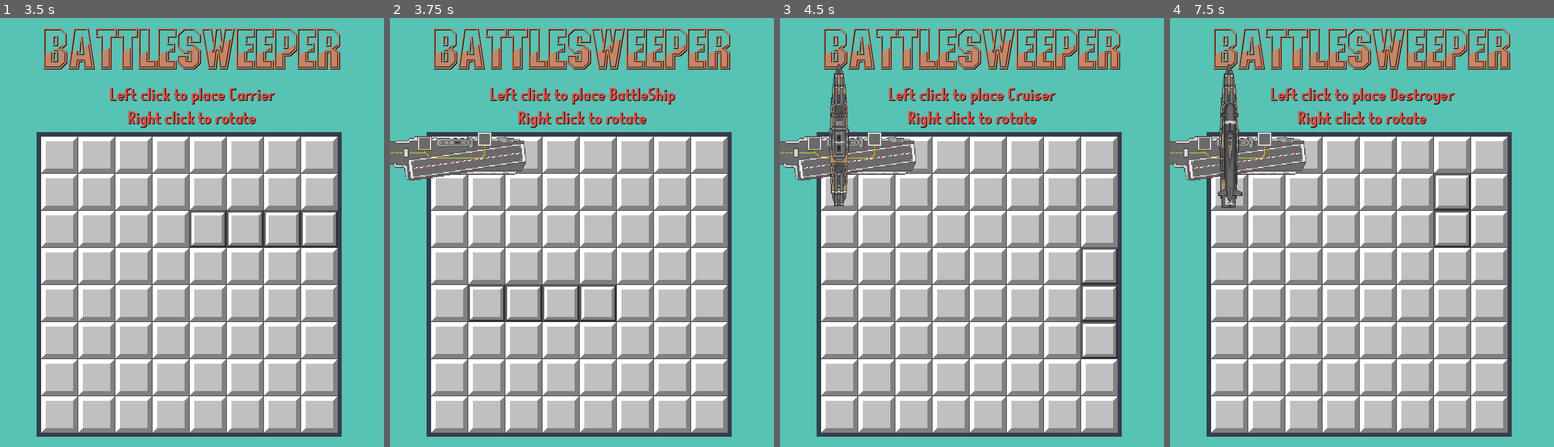
Above: before the commit, frames 1-4 (left to right).
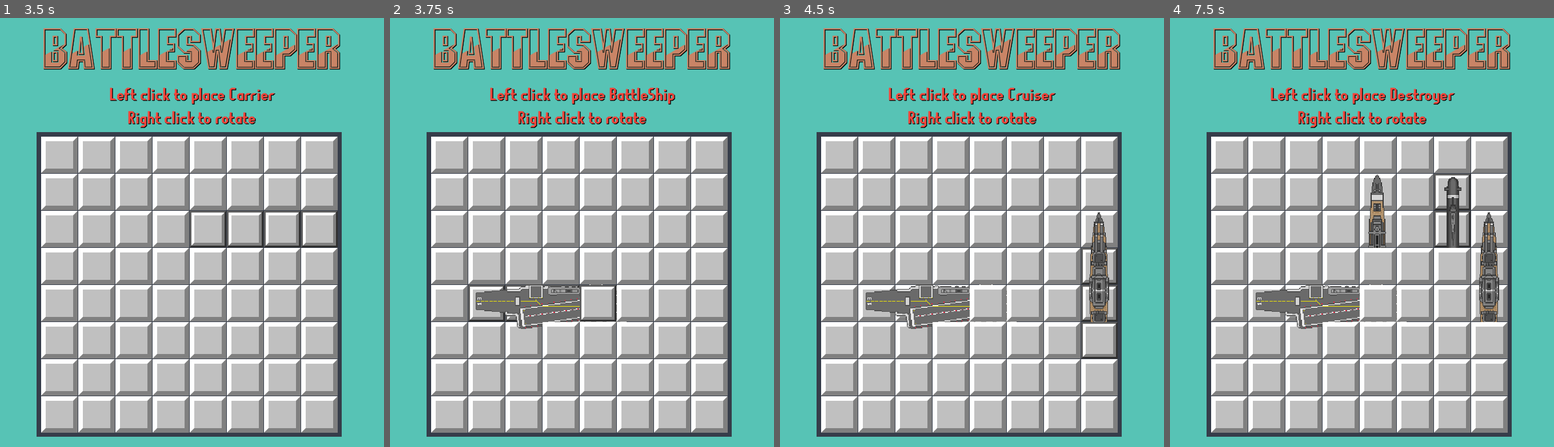
Above: after the commit, the same moments.

Repository: OverTimeChaos/BattleSweeper
Game: Godot game, scene res://Codes and Screens/TitleScreen.tscn
Two runs of this game, one before a commit and one after it. Both use one fixed random seed, a clock stepped at 60 frames per second and the inputs below.
Inputs (mouse positions are in pixels of both pictures, inside the frame that each line leads up to):
- Up to frame 1 (3.5 s): click "Start" at 0.5 s; tap Enter (Enter) at 1.25, 2.75, 2.85 s; move the mouse to (276, 211) at 1.27 s; press the mouse at (276, 211) at 1.28 s; right-click (276, 211) at 1.55 s; tap Space at 2 s; move the mouse to (115, 253) at 2.02 s; release the mouse at (115, 253) at 2.03 s; right-click (115, 253) at 2.1 s; click (115, 253) at 2.3 s; move the mouse to (230, 138) at 2.77 s; hold Right mouse button (RightClick) from 2.78 s (still down); click (230, 138) at 2.92 s
- Up to frame 2 (3.75 s): tap Enter (Enter) at 3.5 s; move the mouse to (562, 318) at 3.52 s; release Right mouse button (RightClick) at 3.53 s; click (562, 318) at 3.6 s
- Up to frame 3 (4.5 s): tap Enter (Enter) at 4.25 s; move the mouse to (1087, 296) at 4.27 s; hold Right mouse button (RightClick) from 4.28 s (still down); click (1087, 296) at 4.42 s
- Up to frame 4 (7.5 s): tap Enter (Enter) at 5, 6.6 s; move the mouse to (1246, 168) at 5.02 s; release Right mouse button (RightClick) at 5.03 s; click (1246, 168) at 5.1 s; move the mouse to (1381, 232) at 5.77 s; hold Right mouse button (RightClick) 5.78-6.53 s; click (1381, 232) at 5.92 s; move the mouse to (1304, 125) at 6.52 s; click (1304, 125) at 6.8 s; move the mouse to (1446, 211) at 7.27 s; press the mouse at (1446, 211) at 7.28 s

Frame 1 is identical in both runs. In frame 2, 4.5% of the frame differs, in the area x 0-62%, y 26-73%; in frame 3, 6.3%; in frame 4, 7.4%, in the area x 0-86%, y 10-73%.

Commit message:
spirte works

Diff:
--- a/Godot project/Codes and Screens/Battleship.gd
+++ b/Godot project/Codes and Screens/Battleship.gd
@@ -1,4 +1,4 @@
-extends CanvasLayer
+extends Node2D
 
 
 # Called every frame. 'delta' is the elapsed time since the previous frame.
@@ -8,5 +8,5 @@
 	$BoxContainer/Middle2.frame = StandAlone.battleship[2]
 	$BoxContainer/Back.frame = StandAlone.battleship[3]
 
-func rotate():
+func rotating():
 	$BoxContainer.rotation = 0
--- a/Godot project/Codes and Screens/Battleship.tscn
+++ b/Godot project/Codes and Screens/Battleship.tscn
@@ -66,7 +66,7 @@
 "speed": 5.0
 }]
 
-[node name="BattleShip" type="CanvasLayer"]
+[node name="BattleShip" type="Node2D"]
 script = ExtResource("1_4mmvm")
 
 [node name="BoxContainer" type="BoxContainer" parent="."]
--- a/Godot project/Codes and Screens/Carrier.gd
+++ b/Godot project/Codes and Screens/Carrier.gd
@@ -1,4 +1,4 @@
-extends CanvasLayer
+extends Node2D
 
 # Called every frame. 'delta' is the elapsed time since the previous frame.
 func _ready ():
@@ -10,5 +10,5 @@
 	$BoxContainer/Middle2.frame = StandAlone.carrier[2]
 	$BoxContainer/Middle3.frame = StandAlone.carrier[3]
 	$BoxContainer/Back.frame = StandAlone.carrier[4]
-func rotate():
+func rotating():
 	$BoxContainer.rotation = 0
--- a/Godot project/Codes and Screens/Carrier.tscn
+++ b/Godot project/Codes and Screens/Carrier.tscn
@@ -82,7 +82,7 @@
 "speed": 5.0
 }]
 
-[node name="Carrier" type="CanvasLayer"]
+[node name="Carrier" type="Node2D"]
 script = ExtResource("1_hpd7m")
 
 [node name="BoxContainer" type="BoxContainer" parent="."]
--- a/Godot project/Codes and Screens/Cursier.gd
+++ b/Godot project/Codes and Screens/Cursier.gd
@@ -1,4 +1,4 @@
-extends CanvasLayer
+extends Node2D
 
 
 # Called every frame. 'delta' is the elapsed time since the previous frame.
@@ -6,5 +6,5 @@
 	$BoxContainer/Front.frame = StandAlone.cruiser[0]
 	$BoxContainer/Middle.frame = StandAlone.cruiser[1]
 	$BoxContainer/Back.frame = StandAlone.cruiser[2]
-func rotate():
+func rotating():
 	$BoxContainer.rotation = 0
--- a/Godot project/Codes and Screens/Cursier.tscn
+++ b/Godot project/Codes and Screens/Cursier.tscn
@@ -50,7 +50,7 @@
 "speed": 5.0
 }]
 
-[node name="Cursier" type="CanvasLayer"]
+[node name="Cursier" type="Node2D"]
 script = ExtResource("1_lcm5x")
 
 [node name="BoxContainer" type="BoxContainer" parent="."]
--- a/Godot project/Codes and Screens/Destoryer.gd
+++ b/Godot project/Codes and Screens/Destoryer.gd
@@ -1,4 +1,4 @@
-extends CanvasLayer
+extends Node2D
 
 
 # Called when the node enters the scene tree for the first time.
@@ -6,5 +6,5 @@
 	$BoxContainer/Front.frame = StandAlone.destroyer[0]
 	$BoxContainer/Back.frame =  StandAlone.destroyer[1]
 
-func rotate():
+func rotating():
 	$BoxContainer.rotation = 0
--- a/Godot project/Codes and Screens/Destoryer.tscn
+++ b/Godot project/Codes and Screens/Destoryer.tscn
@@ -34,7 +34,7 @@
 "speed": 5.0
 }]
 
-[node name="Destoryer" type="CanvasLayer"]
+[node name="Destoryer" type="Node2D"]
 script = ExtResource("1_52g18")
 
 [node name="BoxContainer" type="BoxContainer" parent="."]
--- a/Godot project/Codes and Screens/Subrmaine.gd
+++ b/Godot project/Codes and Screens/Subrmaine.gd
@@ -1,4 +1,4 @@
-extends CanvasLayer
+extends Node2D
 
 
 # Called every frame. 'delta' is the elapsed time since the previous frame.
@@ -7,5 +7,5 @@
 	$BoxContainer/Middle.frame= StandAlone.submarine[1]
 	$BoxContainer/Back.frame = StandAlone.submarine[2]
 
-func rotate():
+func rotating():
 	$BoxContainer.rotation = 0
--- a/Godot project/Codes and Screens/Subrmaine.tscn
+++ b/Godot project/Codes and Screens/Subrmaine.tscn
@@ -50,7 +50,7 @@
 "speed": 5.0
 }]
 
-[node name="Submarine" type="CanvasLayer"]
+[node name="Submarine" type="Node2D"]
 script = ExtResource("1_u0xtg")
 
 [node name="BoxContainer" type="BoxContainer" parent="."]
--- a/Godot project/Codes and Screens/Tile.gd
+++ b/Godot project/Codes and Screens/Tile.gd
@@ -155,26 +155,26 @@
 	match ship:
 		0:
 			if rotate == true:
-				$Carrier.rotate()
+				$Carrier.rotating()
 			$Carrier.show()
 		1:
 			if rotate == true:
-				$BattleShip.rotate()
-				$BattleShip.offset = Vector2(103.145,203.66)
+				$BattleShip.rotating()
+				$BattleShip.position = Vector2(103.145,203.66)
 			$BattleShip.show()
 		2:
 			if rotate == true:
-				$Cursier.rotate()
+				$Cursier.rotating()
 
 			$Cursier.show()
 		3:
 			if rotate == true:
-				$Submarine.rotate()
+				$Submarine.rotating()
 			$Submarine.show()
 		4:
 			if rotate == true:
-				$Destoryer.rotate()
-				$Destoryer.offset = Vector2()
+				$Destoryer.rotating()
+				$Destoryer.position = Vector2(105,205)
 			$Destoryer.show()
 
 func _on_control_mouse_entered():
--- a/Godot project/Codes and Screens/Tile.tscn
+++ b/Godot project/Codes and Screens/Tile.tscn
@@ -115,28 +115,23 @@
 
 [node name="Carrier" parent="." instance=ExtResource("17_t80g1")]
 visible = false
-offset = Vector2(100.12, 242.42)
-transform = Transform2D(1, 0, 0, 1, 100.12, 242.42)
+position = Vector2(100.12, 242.42)
 
 [node name="BattleShip" parent="." instance=ExtResource("18_256f5")]
 visible = false
-offset = Vector2(67.655, 237.835)
-transform = Transform2D(1, 0, 0, 1, 67.655, 237.835)
+position = Vector2(58.265, 237.705)
 
 [node name="Cursier" parent="." instance=ExtResource("19_umk8m")]
 visible = false
-offset = Vector2(102.695, 238.02)
-transform = Transform2D(1, 0, 0, 1, 102.695, 238.02)
+position = Vector2(102.695, 238.02)
 
 [node name="Submarine" parent="." instance=ExtResource("20_yg3f2")]
 visible = false
-offset = Vector2(105.29, 238.945)
-transform = Transform2D(1, 0, 0, 1, 105.29, 238.945)
+position = Vector2(105.29, 238.945)
 
 [node name="Destoryer" parent="." instance=ExtResource("21_nae0y")]
 visible = false
-offset = Vector2(73.67, 238.955)
-transform = Transform2D(1, 0, 0, 1, 73.67, 238.955)
+position = Vector2(105, 205)
 
 [connection signal="gui_input" from="Control" to="." method="_on_control_gui_input"]
 [connection signal="mouse_entered" from="Control" to="." method="_on_control_mouse_entered"]
